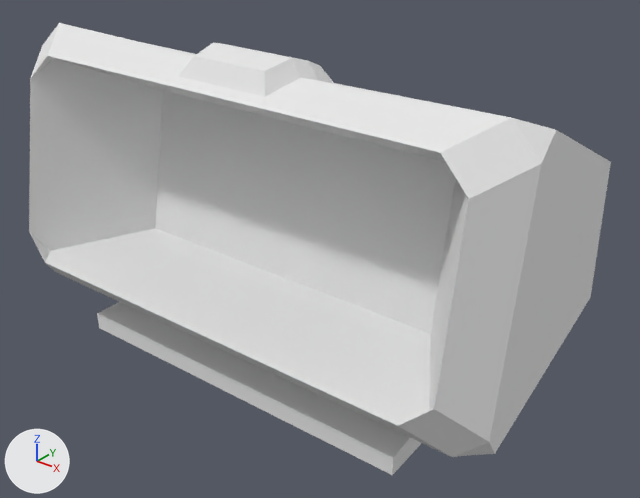
Renders of the FBX model Assets/MyAsset/Model/Scenes/simples/LightThrower.fbx from each side of a commit.
Both versions are drawn from a camera (50 mm lens) standing at (1.15, -1.37, 1.111) and looking at (0.06, -0.007, 0.266). The axes (+X, +Y, +Z) are drawn at lower left. The lights are the same throughout. Where no turn or scale is listed for an object, it has been applied to the vertices.

Names of what the first picture shows: 'LightThrower'.
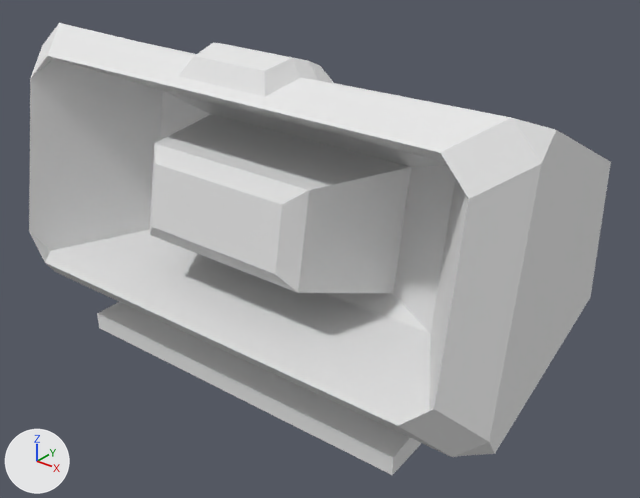
Location of each change, [x1, y1, x2, y2] in pixels of the pictures (640 x 498 px):
part 1 of me_lightthrower, built on
    before: [155, 91, 455, 333]
    after: [150, 91, 455, 333]

What changed in the scene script:
```text
Add mat_emit:
    mat_emit = principled_material('Emit')
    mat_emit.base_color = (0.8, 0.8, 0.8)  # white #e7e7e7
    mat_emit.roughness = 0.937
Change me_lightthrower:
    used by ob_lightthrower; location = (0.0, 0.0, 0.0)
    remove me_lightthrower.from_pydata(...)  # 70 vertices, 63 faces; spans x -0.623..0.623, y -0.336..0.339, z -0.002..0.717
    add me_lightthrower.from_pydata(...)  # 82 vertices, 75 faces; spans x -0.623..0.623, y -0.336..0.339, z -0.002..0.717
    me_lightthrower part 1
    1 face is deleted
    12 vertices are added at x -0.273..0.273, y -0.278..0.009, z 0.242..0.509
    4 new faces join them, mat_material (white #e7e7e7)
    9 new faces join them, mat_emit (white #e7e7e7)
    add me_lightthrower.materials.append(mat_emit)  # white #e7e7e7
```
